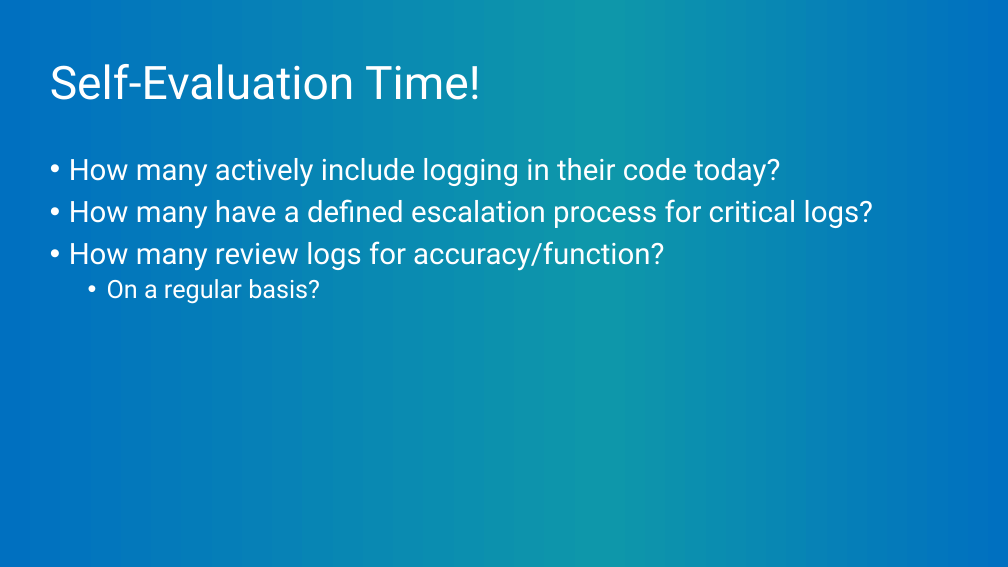
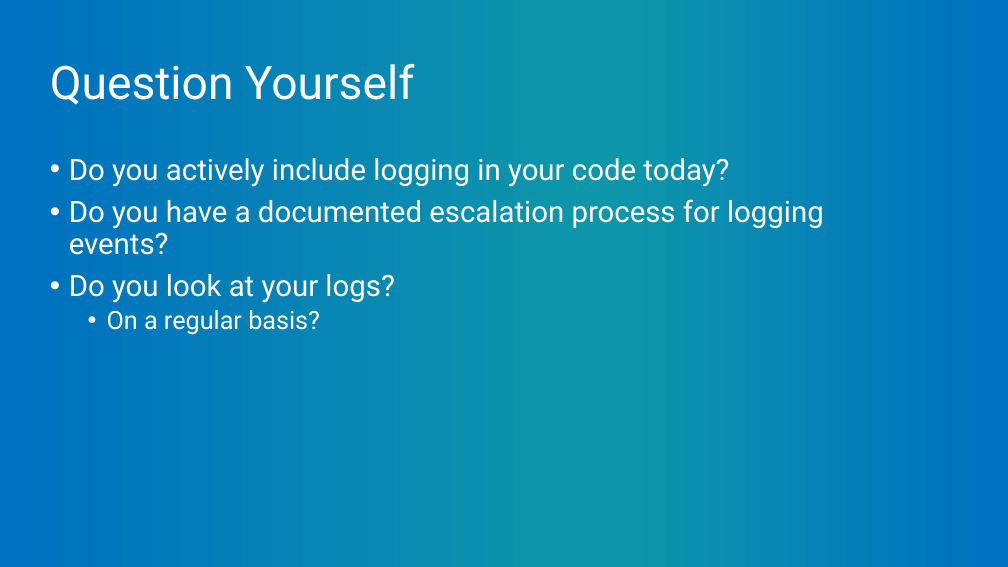
Before and after one commit to mitchelsellers/dotnetcoreloggingdemo, a slide deck: slide 4 of Presentation/But It Was Logged.pptx. Drawn at 1008x567 pixels with LibreOffice and Linux fonts; fonts in the diff are those of the drawing; background and template pictures are left out. Boxes give left, top, right and bottom in pixels: in the first picture for what was removed or moved away, otherwise in the second. Text is boxed around its words. In the diff, an @@ line names an element or a change of style, - is before the commit and + after.

Commit message:
Updated Logging Information

```diff
--- a/Presentation/But It Was Logged.pptx
+++ b/Presentation/But It Was Logged.pptx
@@ title at bbox=[50, 64, 414, 105]: text changed @@
-Self-Evaluation Time!
+Question Yourself
@@ text at bbox=[69, 158, 824, 303]: text changed @@
-• How many actively include logging in their code today?
-• How many have a defined escalation process for critical logs?
-• How many review logs for accuracy/function?
+• Do you actively include logging in your code today?
+• Do you have a documented escalation process for logging events?
+• Do you look at your logs?
```
Also in this commit, not shown: 9 other slides changed, 2 slides added, 4 other files.
